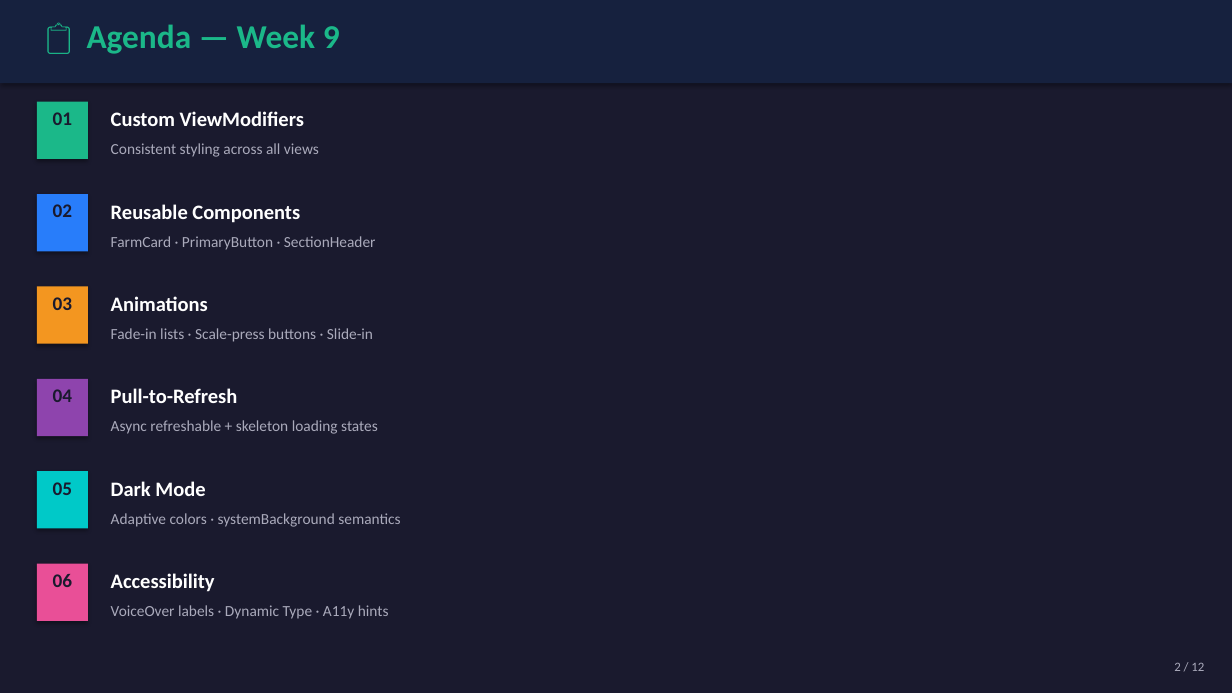
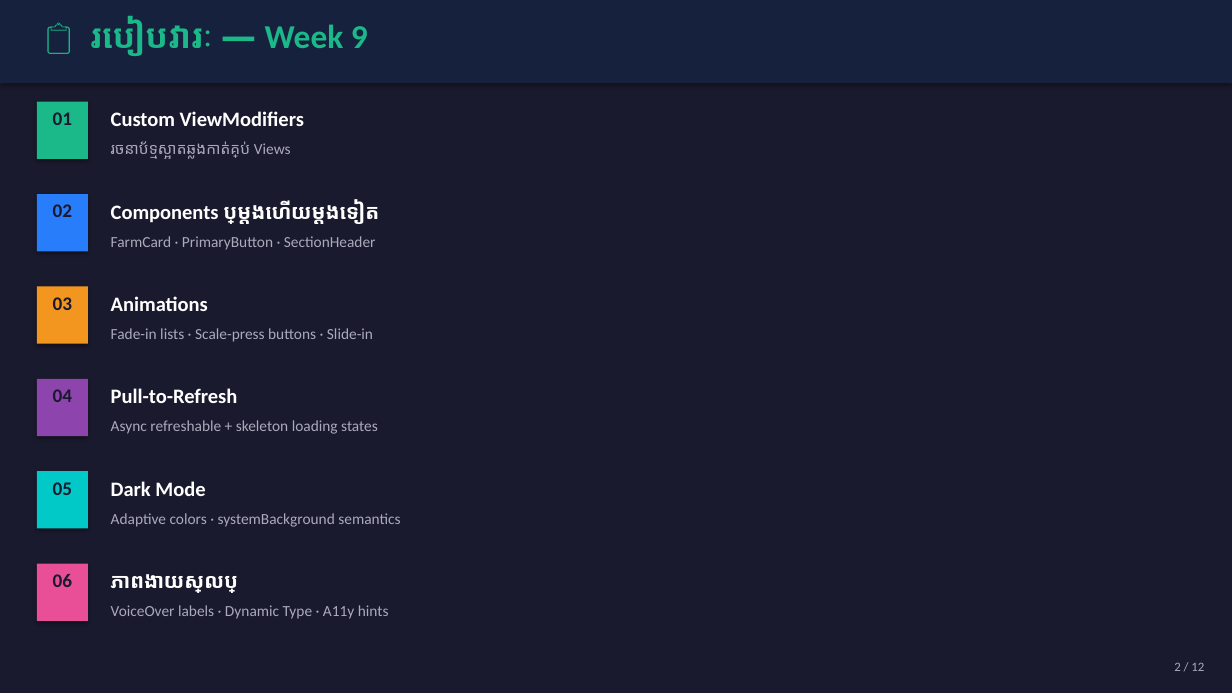
Before and after one commit to NemSothea/SwiftDoc, a slide deck: slide 2 of Week09/Week09_Advanced_UI_Animations.pptx. Drawn at 1232x693 pixels with LibreOffice and Linux fonts; fonts in the diff are those of the drawing. Boxes give left, top, right and bottom in pixels: in the first picture for what was removed or moved away, otherwise in the second. Text is boxed around its words. In the diff, an @@ line names an element or a change of style, - is before the commit and + after.

```diff
--- a/Week09/Week09_Advanced_UI_Animations.pptx
+++ b/Week09/Week09_Advanced_UI_Animations.pptx
@@ text at [90, 17, 368, 56]: text changed @@
-📋 Agenda — Week 9
+📋 របៀបវារៈ — Week 9
@@ text at [111, 141, 291, 159]: text changed @@
-Consistent styling across all views
+រចនាប័ទ្មស្អាតឆ្លងកាត់គ្រប់ Views
@@ text at [111, 199, 379, 224]: text changed @@
-Reusable Components
+Components ប្រើម្ដងហើយម្ដងទៀត
@@ text at [111, 574, 238, 593]: text changed @@
-Accessibility
+ភាពងាយស្រួលប្រើ
```
Also in this commit, not shown: 10 other slides changed, 21 other files.
